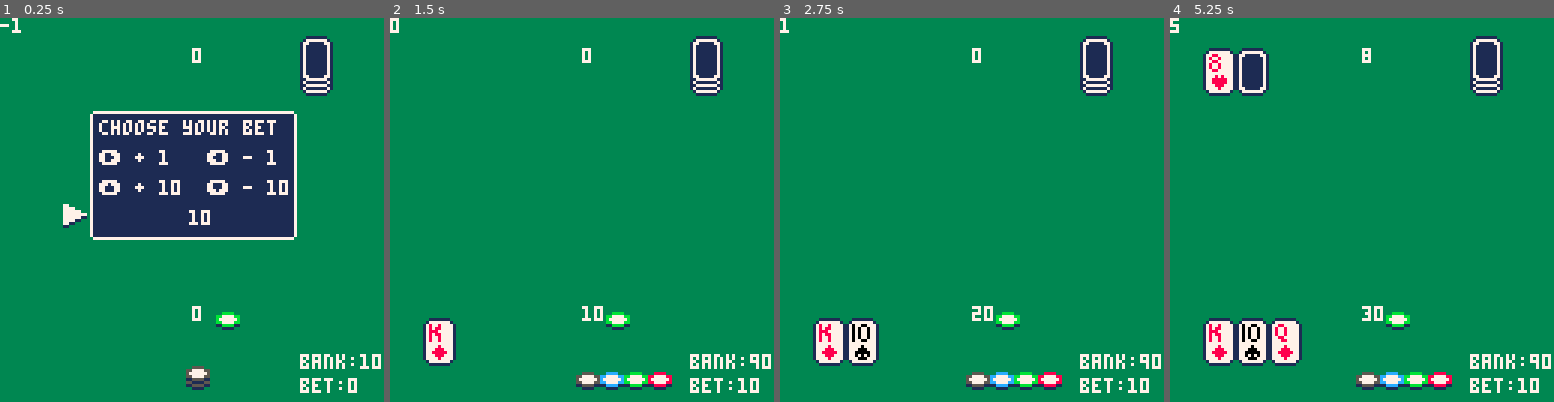
Above: before the commit, frames 1-4 (left to right).
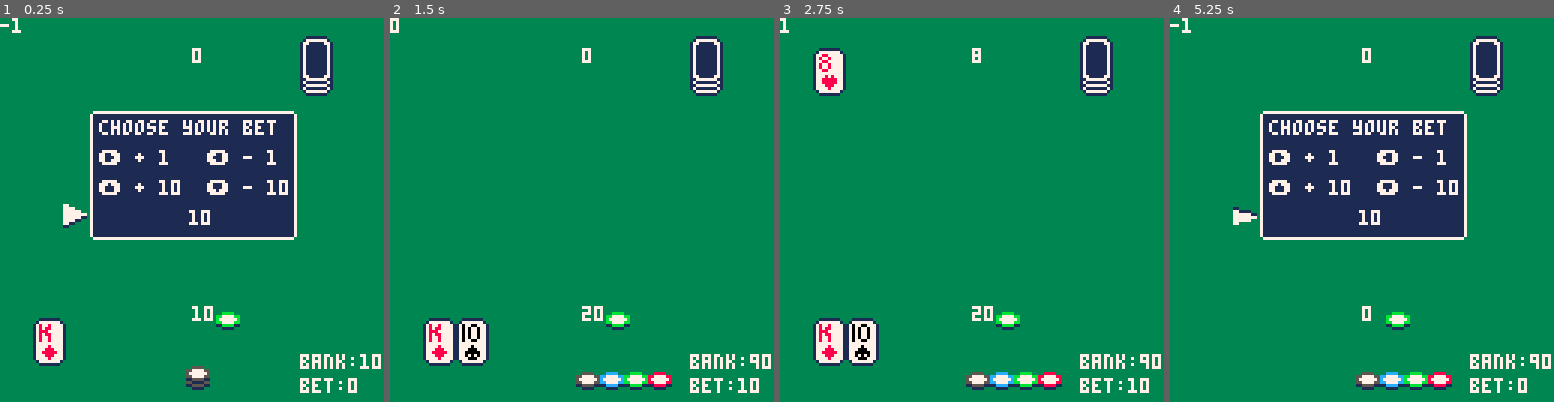
Above: after the commit, the same moments.

Repository: UA-koval/blackjack-pico-8
Game: PICO-8 cartridge blackjack.p8
The game is run twice, just before and just after one commit, with the same random seed, the same clock (stepped at 60 frames per second) and the same inputs.
Inputs:
- Up to frame 1 (0.25 s): no input
- Up to frame 2 (1.5 s): tap O (Z key) at 0.7 s
- Up to frame 3 (2.75 s): hold Right 1.6-2.1 s; tap O (Z key) at 1.7, 2.1, 2.5 s; hold Up 2.15-2.42 s; hold Right from 2.47 s (still down)
- Up to frame 4 (5.25 s): tap O (Z key) every 0.4 s from 2.9 to 4.9 s; release Right at 3.03 s; hold Left 3.08-3.58 s; hold Down 3.63-3.97 s; hold Right 4.02-4.68 s; hold Up 4.73-5.03 s; hold Left from 5.08 s (still down)

The runs differ from the first frame. In frame 1, 1.1% of the frame differs, in the area x 8-56%, y 75-91%; in frame 2, 1.0%; in frame 3, 1.0%; in frame 4, 24%, in the area x 0-97%, y 0-98%.

Commit message:
Major code refactory: stage handler moved to it's own function, every stage got it's own function.

Diff:
--- a/blackjack.p8
+++ b/blackjack.p8
@@ -258,7 +258,7 @@
 
 
 -->8
--- draw
+-- _draw
 function _draw()
 	rectfill(0,0,128,128,3)
 	draw_chips()
@@ -285,14 +285,54 @@
 end
 
 -->8
--- update
-function _update()
-frame_counter+=1
-
+-- update_stage()
+function update_stage()
+
+if stage==-1 then
 -- stage -1: set bets
--- ui backend
---  ui backend for bet window
-if stage==-1 then
+ stagem1()
+
+elseif stage==2 then
+-- stage 2: player's choice
+ stage2()
+
+elseif stage==6 then
+-- stage 6: game result screen
+ stage6()
+end
+
+-- from this point on, program
+-- only executes every 20 frames
+if (frame_counter%20!=0) return
+
+-- stage 0: give player cards
+	if stage==0 then
+		stage0()
+
+	elseif stage==1 then
+	-- stage 1: give dealer card
+		stage1()
+
+elseif stage==3 then
+-- stage 3: dealer's draw
+stage3()
+
+elseif stage==4 then
+-- stage 4: comparing scores
+--  this stage occurs when
+--  neither sides overdrawn
+--  nor has drawn blackjack
+stage4()
+
+elseif stage==5 then
+-- stage 5: payout
+stage5()
+end -- stage selector
+
+end -- update_stage()
+
+function stagem1()
+-- stage -1: set bets
  if btnp(0) then
   if tempbet>10 then
   	tempbet-=1
@@ -316,102 +356,96 @@
  end
 
 if (tempbet>bank) tempbet=bank
+end -- stagem1()
+
+function stage0()
+if (#hand<2) then
+if bet==41 then
+	add(hand,
+	{0,flr(rnd(4))})-- ace
+	add(hand,
+	{11,flr(rnd(4))})-- queen
+else
+ add(hand,generate_card())
+end
+else stage+=1 end
+end stage0()
+
+function stage1()
+-- stage 1: give dealer card
+if (#dealer<1) then
+ add(dealer,generate_card())
+elseif hidden_card==false then
+	hidden_card = true
+	if (count_score(hand)==21) then
+	 blackjack=true stage=5
+ end
+else stage+=1 end
+if (bank<bet) item_lim=2
+end -- stage1()
+
+function stage2()
 -- stage 2: player's choice
-elseif stage==2 then
- if (#hand>2) item_lim=1
-
- if btnp(3) and item<item_lim then
- 	item+=1 end
- if btnp(2) and item>0 then
- 	item-=1 end
- if btnp(4) then
-  if item == 0 then -- hit
-	  if hit(hand)==2 then
-	   stage+=1
-	  end
-	 elseif item == 1 then -- stand
-	 	stage+=1
-	 elseif item == 2 then -- fold
-	 	fold=true
-	  stage=5
-
-	 elseif item == 3 then -- double
-	  hit(hand) bank-=bet
-	  bet*=2 stage+=1
-	 end
-
- end -- menu selector
--- stage 6: game result screen
-elseif stage==6 then
-	if btnp(4) then
-		if bank<10 then run() end
-	reset_game()
+if (#hand>2) item_lim=1
+
+if btnp(3) and item<item_lim then
+	item+=1 end
+if btnp(2) and item>0 then
+	item-=1 end
+if btnp(4) then
+ if item == 0 then -- hit
+  if hit(hand)==2 then
+   stage+=1
+  end
+ elseif item == 1 then -- stand
+ 	stage+=1
+ elseif item == 2 then -- fold
+ 	fold=true
+  stage=5
+
+ elseif item == 3 then -- double
+  hit(hand) bank-=bet
+  bet*=2 stage+=1
  end
-end
--- result screen backend
-
-
--- from this point on,
--- program only executes
--- every 20 frames
-if (frame_counter%20!=0) return
--- stage 0: give player cards
-if stage==0 then
- if (#hand<2) then
- if bet==41 then
- 	add(hand,
- 	{0,flr(rnd(4))})-- ace
- 	add(hand,
- 	{11,flr(rnd(4))})-- queen
- else
-  add(hand,generate_card())
+
+end -- menu selector
+end -- stage2()
+
+function stage3()
+-- stage 3: dealer's draw
+if #dealer==1 then
+ hit(dealer)
+ if count_score(dealer)==21 then
+ 	-- todo
+ 	-- lose condition
  end
- else stage+=1 end
--- stage 1: give dealer card
-elseif stage==1 then
- if (#dealer<1) then
-  add(dealer,generate_card())
- elseif hidden_card==false then
- 	hidden_card = true
- 	if (count_score(hand)==21) then
- 	 blackjack=true stage=5
-  end
- else stage+=1 end
- if (bank<bet) item_lim=2
--- stage 2: player input
---  it gets processed earlier
---  in the code
--- stage 3: dealer's draw
-elseif stage==3 then
- if #dealer==1 then
-  hit(dealer)
-  if count_score(dealer)==21 then
-  	-- todo
-  	-- lose condition
-  end
- elseif count_score(dealer) < 17 then
-  hit(dealer)
- else stage+=1 end
+elseif count_score(dealer) < 17 then
+ hit(dealer)
+else stage+=1 end
+end --stage3()
+
+function stage4()
 -- stage 4: comparing scores
 --  this stage occurs when
 --  neither sides overdrawn
 --  nor has drawn blackjack
-elseif stage==4 then
 diff = count_score(hand) -
        count_score(dealer)
-	if diff>0 then
-		game_result=0
-	elseif diff<0 then
-		game_result=1
-	else
-		game_result=2
-	end
+if diff>0 then
+	game_result=0
+elseif diff<0 then
+	game_result=1
+else
+	game_result=2
+end
 stage+=1
+end -- stage4()
+
+function stage5()
 -- stage 5: payout
 --  0 - win
 --  1 - loss
 --  2 - draw
-elseif stage==5 then
 payout=bet
 
 if fold then
@@ -426,10 +460,21 @@
 end
 bet=0
 stage+=1
+
+end
+
+function stage6()
 -- stage 6: game result screen
-end -- stage selector
-
-
+if btnp(4) then
+	if bank<10 then run() end
+reset_game()
+end
+end --stage6()
+-->8
+-- _update()
+function _update()
+frame_counter+=1
+update_stage()
 end --_update()
 
 
